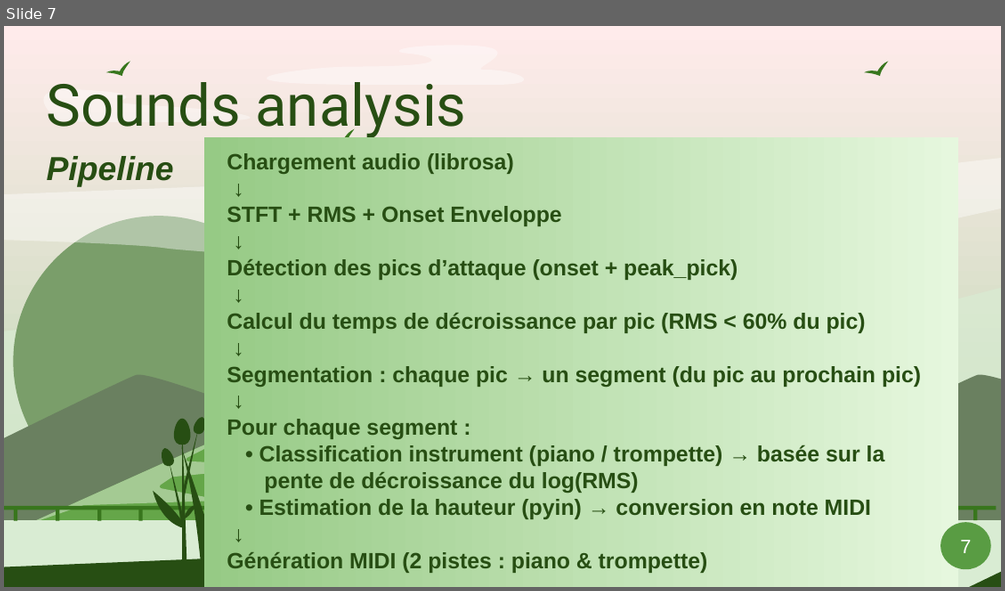
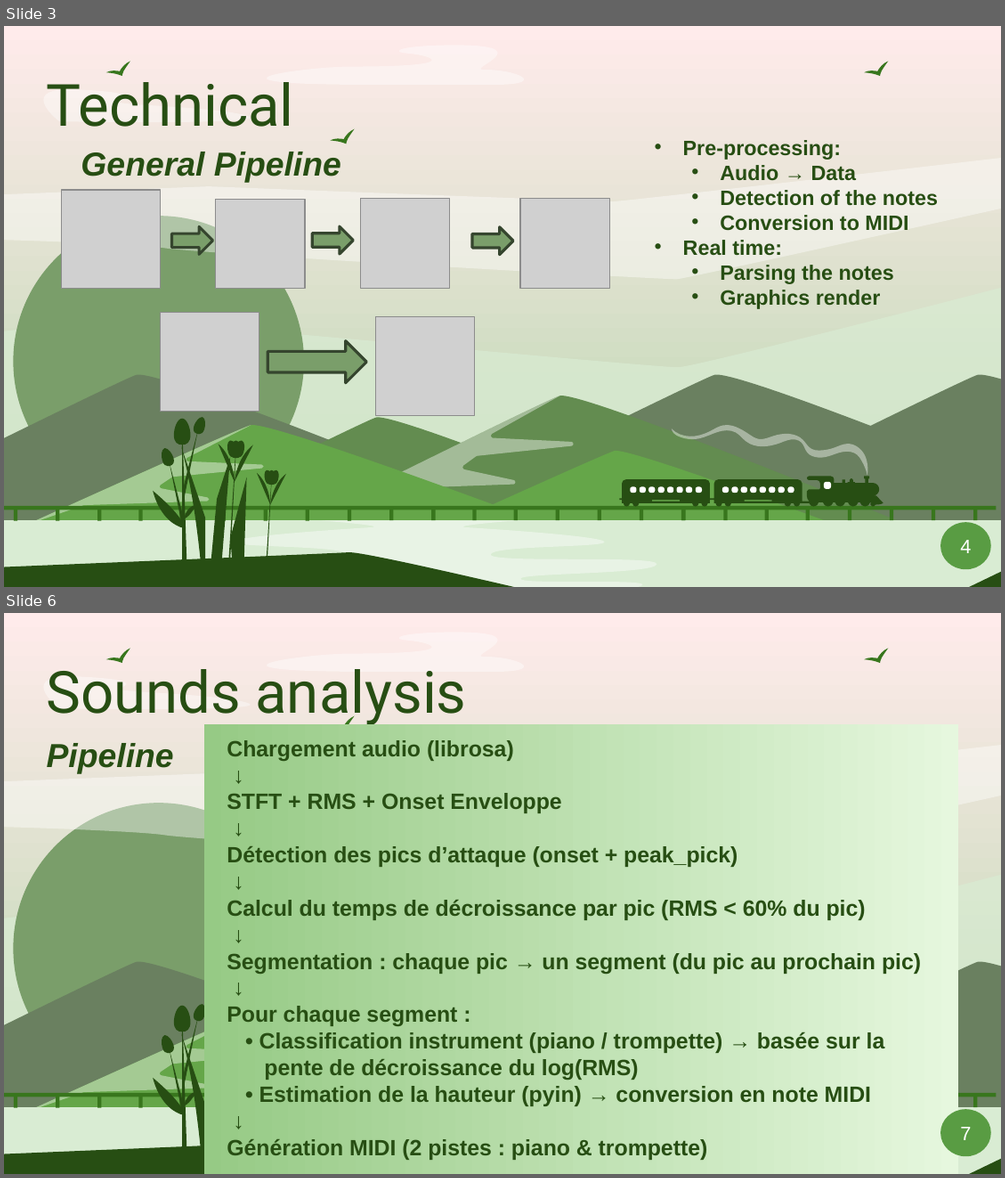
Before and after one commit to Smoother19/MusicAnimation, a slide deck: docs/presentation/PresFinal.pptx. Shown one above the other, each under a label of ours: slide 7 before the commit, slides 3 and 6 after it; the slides between them are not shown. The pictures are 1005x591 and 1005x1178 pixels, drawn with LibreOffice and Linux fonts; fonts in the diff are those of the drawing; grey boxes stand for pictures. Boxes give left, top, right and bottom in pixels: in the first picture for what was removed or moved away, otherwise in the second. Text is boxed around its words. In the diff, an @@ line names an element or a change of style, - is before the commit and + after.

```diff
--- a/docs/presentation/PresFinal.pptx
+++ b/docs/presentation/PresFinal.pptx
@@ slide 3 added at [4, 26, 1001, 587], background gradient #FFEBEB to #B2D4A8; not listed: 88 template elements that a slide beside it also shows @@
@@ title added at [47, 72, 294, 127], 42 pt, text #274E13 @@
+Technical
@@ freeform shape added at [18, 89, 264, 122], fill #FFFFFF at 41% opacity @@
@@ freeform shape added at [330, 125, 358, 151], fill #38761D @@
@@ freeform shape added at [4, 158, 1001, 279], fill #FFFFFF at 41% opacity @@
@@ text added at [81, 151, 341, 183], 24 pt, text #274E13, bold, italic @@
+General Pipeline
@@ subtitle added at [683, 140, 938, 309], 15 pt, text #274E13, bold @@
+• Pre-processing:
+• Audio → Data
+• Detection of the notes
+• Conversion to MIDI
+• Real time:
+• Parsing the notes
+• Graphics render
@@ picture added at [62, 190, 161, 289] @@
@@ picture added at [215, 200, 305, 289] @@
@@ picture added at [361, 199, 451, 289] @@
@@ picture added at [520, 199, 610, 289] @@
@@ right arrow added at [171, 226, 212, 254], fill #7A9E6A, outline #35452E 2 pt @@
@@ right arrow added at [312, 226, 353, 254], fill #7A9E6A, outline #35452E 2 pt @@
@@ right arrow added at [472, 227, 513, 256], fill #7A9E6A, outline #35452E 2 pt @@
@@ picture added at [161, 312, 259, 410] @@
@@ picture added at [376, 317, 475, 416] @@
@@ right arrow added at [268, 341, 367, 383], fill #7A9E6A, outline #35452E 2 pt @@
@@ freeform shape added at [940, 523, 991, 569], fill #599C43, 14 pt, text #FFFFFF @@
+4
@@ what was slide 7 is now slide 6 @@
```
Also in this commit, not shown: 10 slides changed, 4 other slides added, 7 slides removed.
